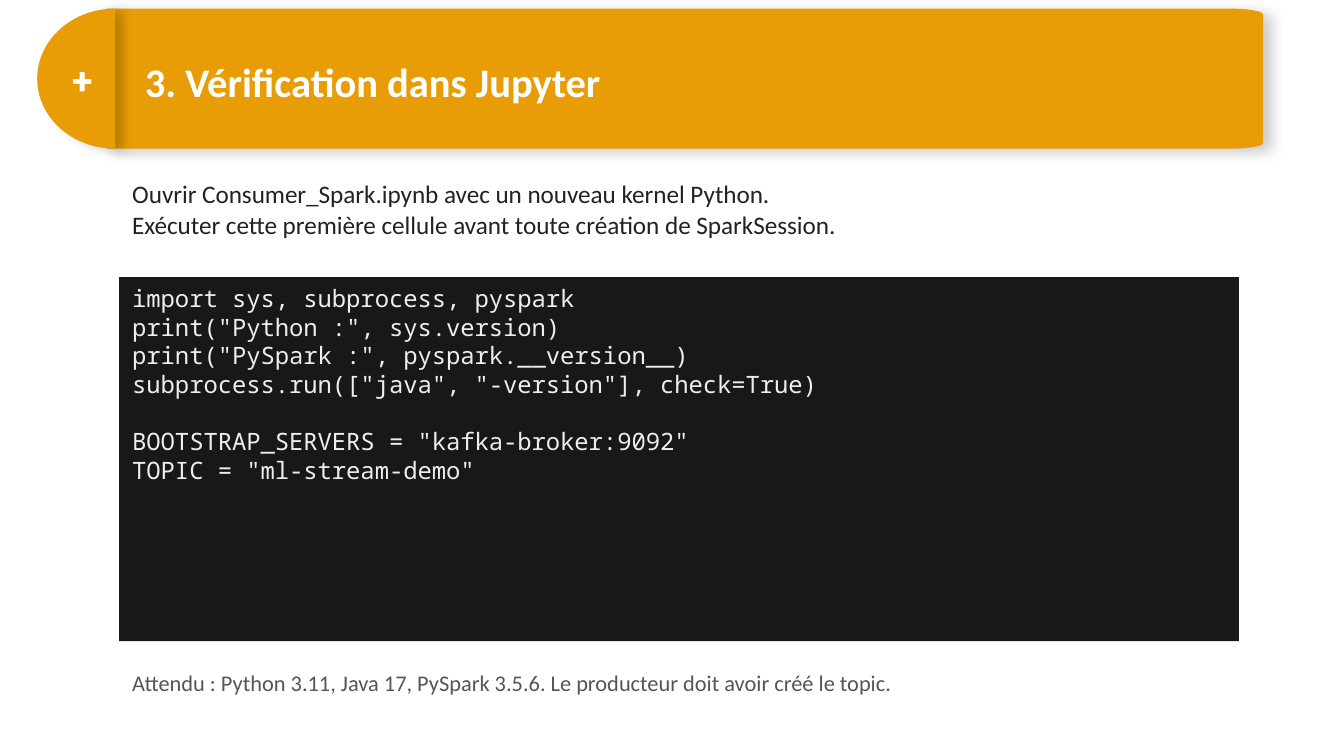
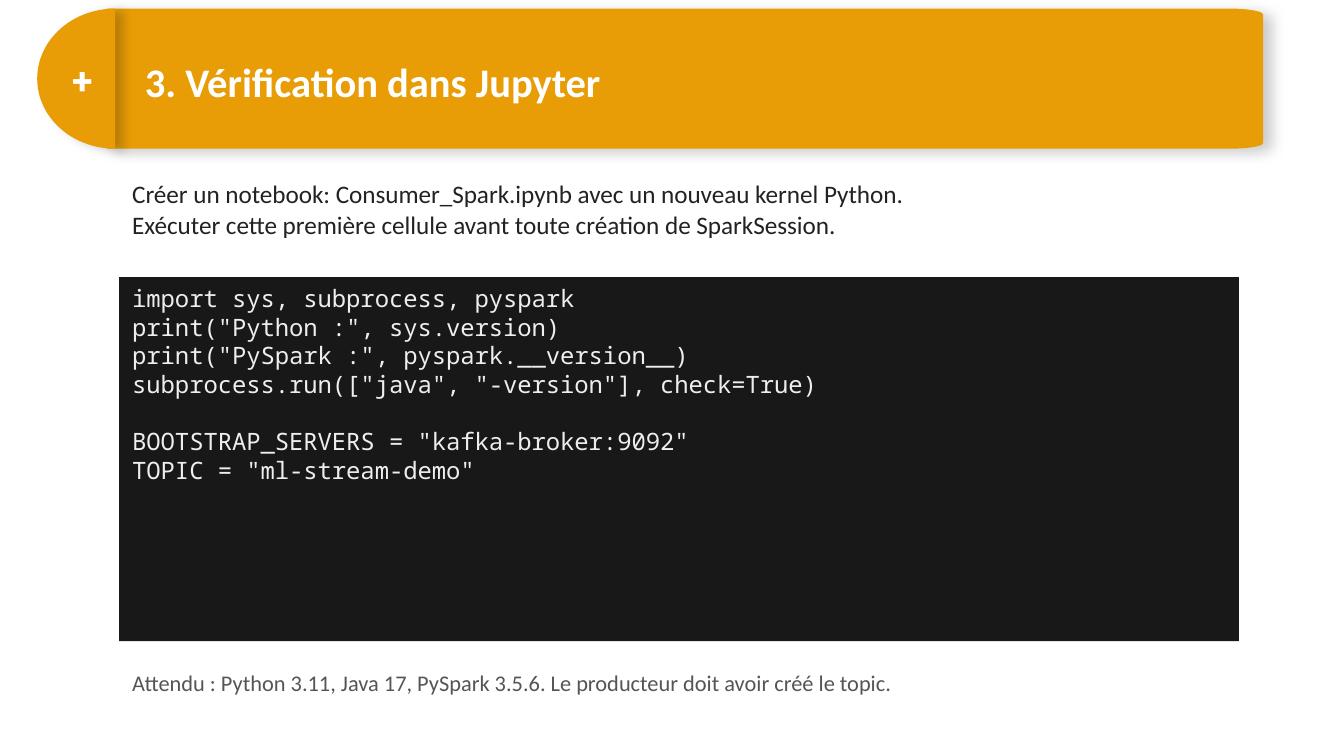
Before and after one commit to DARGOUARCH/spark_formation, a slide deck: slide 31 of 12 bis - Exercice-Kafka-Spark-Streaming.pptx. Drawn at 1344x756 pixels with LibreOffice and Linux fonts; fonts in the diff are those of the drawing. Boxes give left, top, right and bottom in pixels: in the first picture for what was removed or moved away, otherwise in the second. Text is boxed around its words. In the diff, an @@ line names an element or a change of style, - is before the commit and + after.

Commit message:
Nouveau exercice kafka

```diff
--- a/12 bis - Exercice-Kafka-Spark-Streaming.pptx
+++ b/12 bis - Exercice-Kafka-Spark-Streaming.pptx
@@ text at (x1=132, y1=185, x2=903, y2=207): text changed @@
-Ouvrir Consumer_Spark.ipynb avec un nouveau kernel Python.
+Créer un notebook: Consumer_Spark.ipynb avec un nouveau kernel Python.
```
Also in this commit, not shown: 2 other slides changed.
